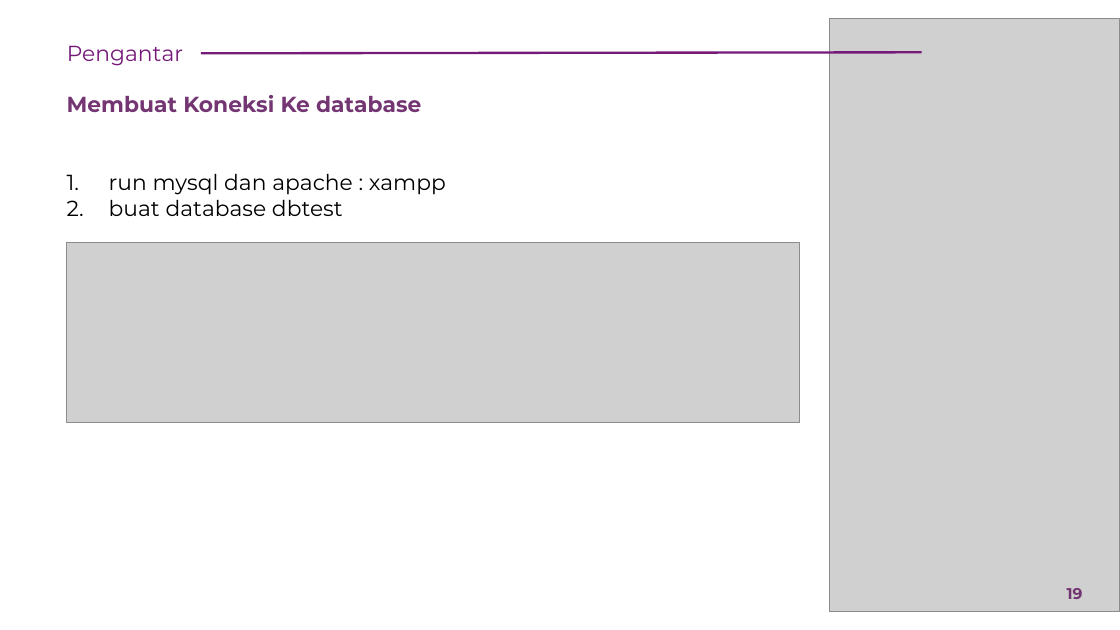
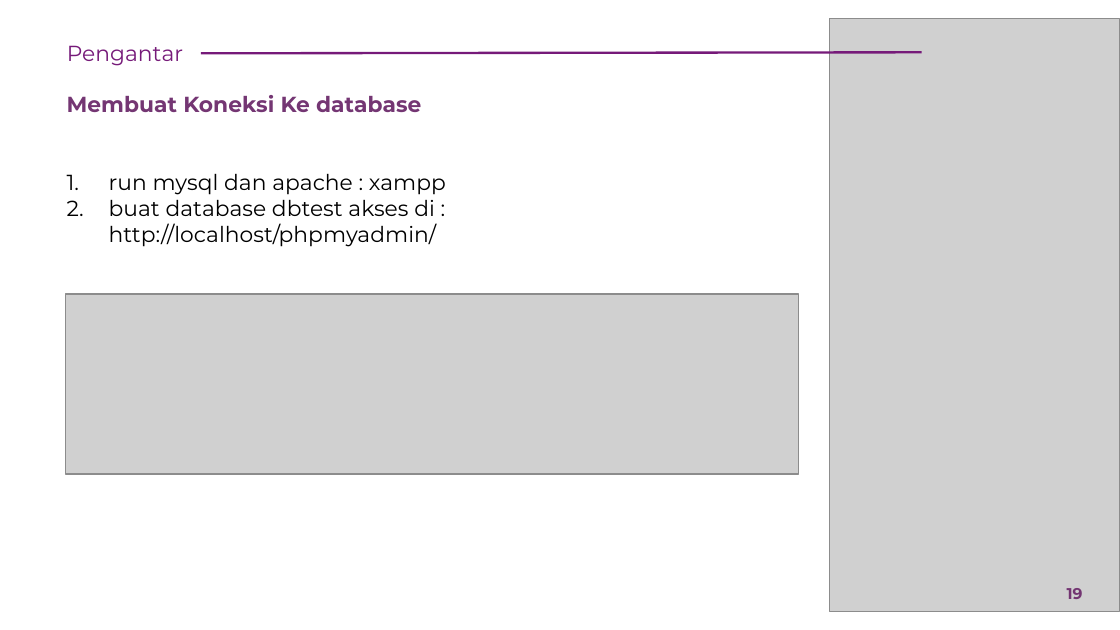
Before and after one commit to rikialdi/pemprograman-web-2022, a slide deck: slide 19 of Materi/Pertemuan 7/Pertemuan - 7.pptx. Drawn at 1120x630 pixels with LibreOffice and Linux fonts; fonts in the diff are those of the drawing; grey boxes stand for pictures. Boxes give left, top, right and bottom in pixels: in the first picture for what was removed or moved away, otherwise in the second. Text is boxed around its words. In the diff, an @@ line names an element or a change of style, - is before the commit and + after.

```diff
--- a/Materi/Pertemuan 7/Pertemuan - 7.pptx
+++ b/Materi/Pertemuan 7/Pertemuan - 7.pptx
@@ text at bbox=[109, 199, 437, 247]: text changed @@
-2. buat database dbtest
+2. buat database dbtest akses di : http://localhost/phpmyadmin/
@@ picture: place and size @@
-picture at bbox=[66, 242, 800, 422]
+picture at bbox=[65, 295, 799, 475]
```
Also in this commit, not shown: 1 other slide changed.
